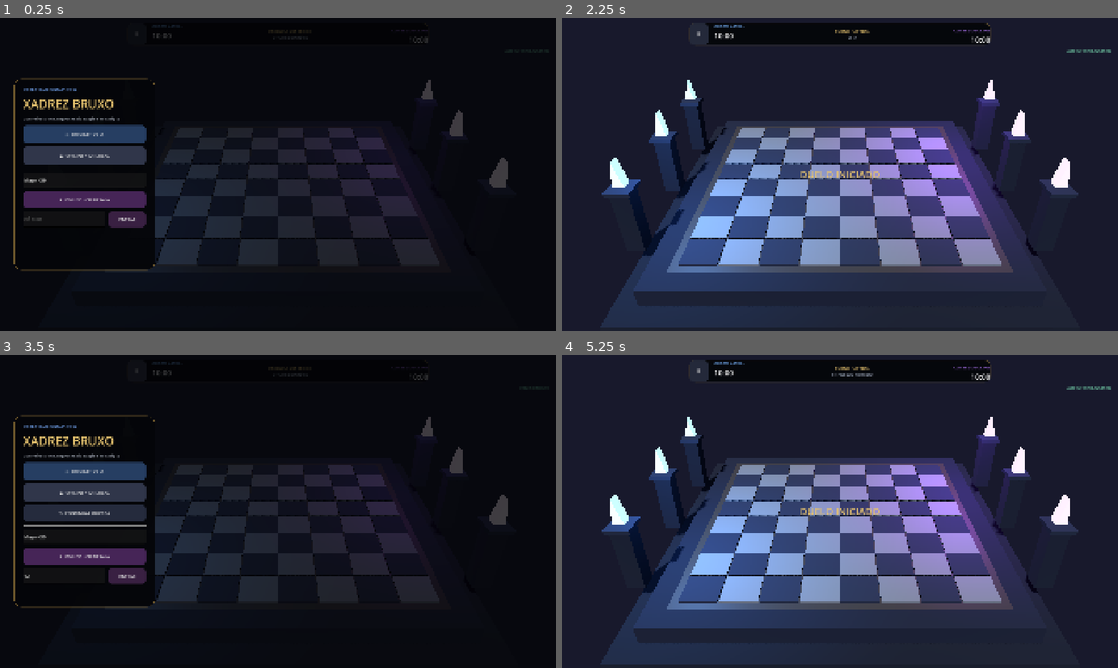
Above: before the commit, frames 1-4 (two rows, left to right).
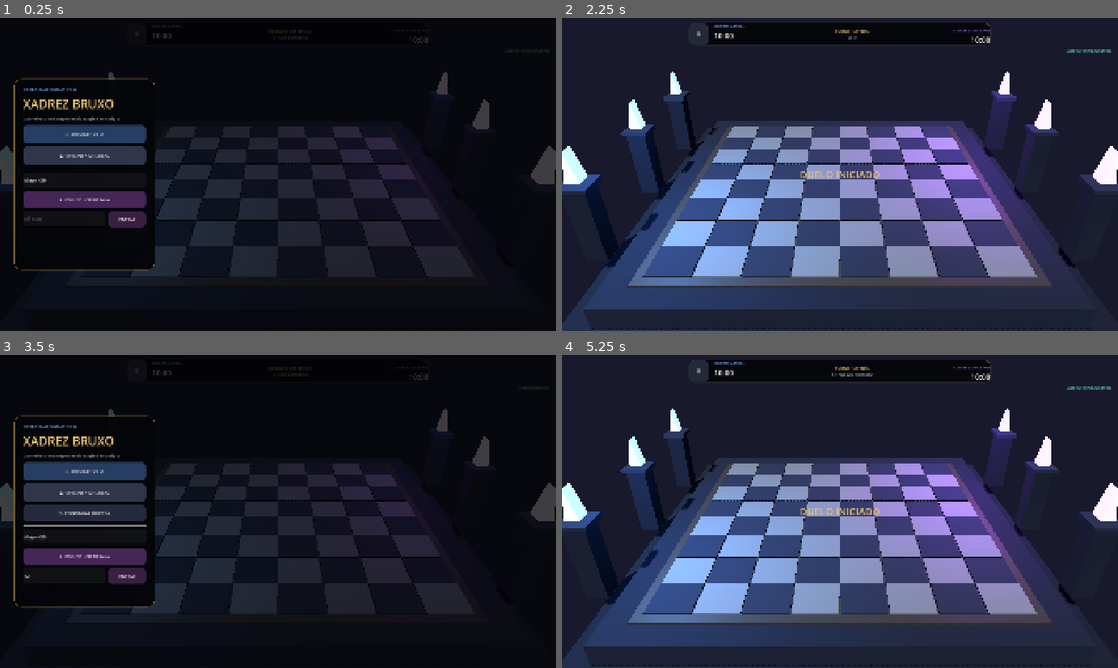
Above: after the commit, the same moments.

Repository: thepunisherhat41/Xadrez-bruxo
Game: Godot game, scene res://scenes/Main.tscn
Same seed, same stepped clock (60 frames per second), same inputs: the game is played once before the commit and once after it.
Inputs (mouse positions are in pixels of both pictures, inside the frame that each line leads up to):
- Up to frame 1 (0.25 s): no input
- Up to frame 2 (2.25 s): click (628, 218) at 0.52 s; type "12" at 0.6 s; click "☰" at 1.25 s; click "⚔ OFFLINE • VS IA" at 2 s
- Up to frame 3 (3.5 s): click "☰" at 2.75 s
- Up to frame 4 (5.25 s): click "♟ OFFLINE • 1v1 LOCAL" at 3.5 s; click "☰" at 4.25 s; click "↻ CONTINUAR PARTIDA" at 5 s

The runs differ from the first frame. In frame 1, 5.5% of the frame differs, in the area x 0-100%, y 17-83%; in frame 2, 28%, in the area x 0-100%, y 17-100%; in frame 3, 5.5%; in frame 4, 28%.

Commit message:
Move tactical camera closer to living pieces

Diff:
--- a/game/scripts/CameraRig.gd
+++ b/game/scripts/CameraRig.gd
@@ -5,13 +5,13 @@
 var side := "w"
 var yaw_offset := 0.0
 var zoom := 1.0
-var tactical_distance := 18.2
-var tactical_height := 11.8
-var look_target := Vector3(0, 0.55, -0.35)
+var tactical_distance := 15.8
+var tactical_height := 9.45
+var look_target := Vector3(0, 0.62, -0.25)
 
 func _ready() -> void:
 	camera = Camera3D.new()
-	camera.fov = 40.5
+	camera.fov = 42.0
 	camera.near = 0.15
 	camera.far = 120.0
 	camera.keep_aspect = Camera3D.KEEP_HEIGHT
@@ -28,12 +28,11 @@
 		rotation.y = target_rotation
 
 func orbit(delta_x: float) -> void:
-	# +/- 12 degrees only: enough to inspect a warrior without ruining board readability.
 	yaw_offset = clampf(yaw_offset + delta_x * 0.0012, deg_to_rad(-12.0), deg_to_rad(12.0))
 	_apply()
 
 func zoom_by(delta: float) -> void:
-	zoom = clampf(zoom + delta, 0.88, 1.10)
+	zoom = clampf(zoom + delta, 0.92, 1.10)
 	_apply()
 
 func reset_view() -> void:
@@ -44,16 +43,16 @@
 func focus_capture(world_position: Vector3) -> Tween:
 	var original_position := camera.position
 	var original_fov := camera.fov
-	var focus := Vector3(world_position.x * 0.58, 0.82, world_position.z * 0.58)
-	var close_distance := 13.8 * zoom
-	var close_height := 8.2 * zoom
+	var focus := Vector3(world_position.x * 0.60, 0.88, world_position.z * 0.60)
+	var close_distance := 11.7 * zoom
+	var close_height := 6.9 * zoom
 	var close_pos := Vector3(sin(yaw_offset) * close_distance, close_height, cos(yaw_offset) * close_distance)
 	camera.look_at(focus, Vector3.UP)
 
 	var tween := create_tween().set_trans(Tween.TRANS_QUAD).set_ease(Tween.EASE_OUT)
 	tween.set_parallel(true)
 	tween.tween_property(camera, "position", close_pos, 0.20)
-	tween.tween_property(camera, "fov", 44.0, 0.20)
+	tween.tween_property(camera, "fov", 44.5, 0.20)
 	tween.set_parallel(false)
 	tween.tween_interval(0.30)
 	tween.set_parallel(true)
